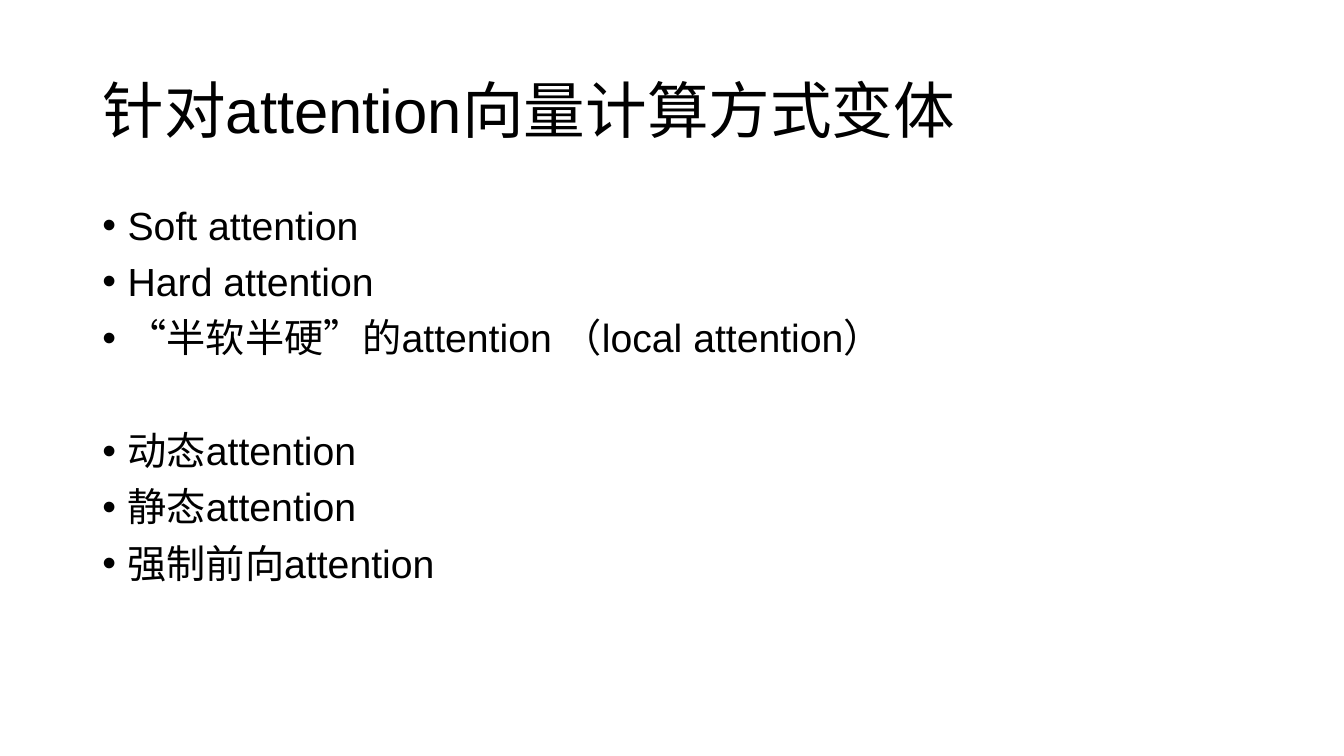
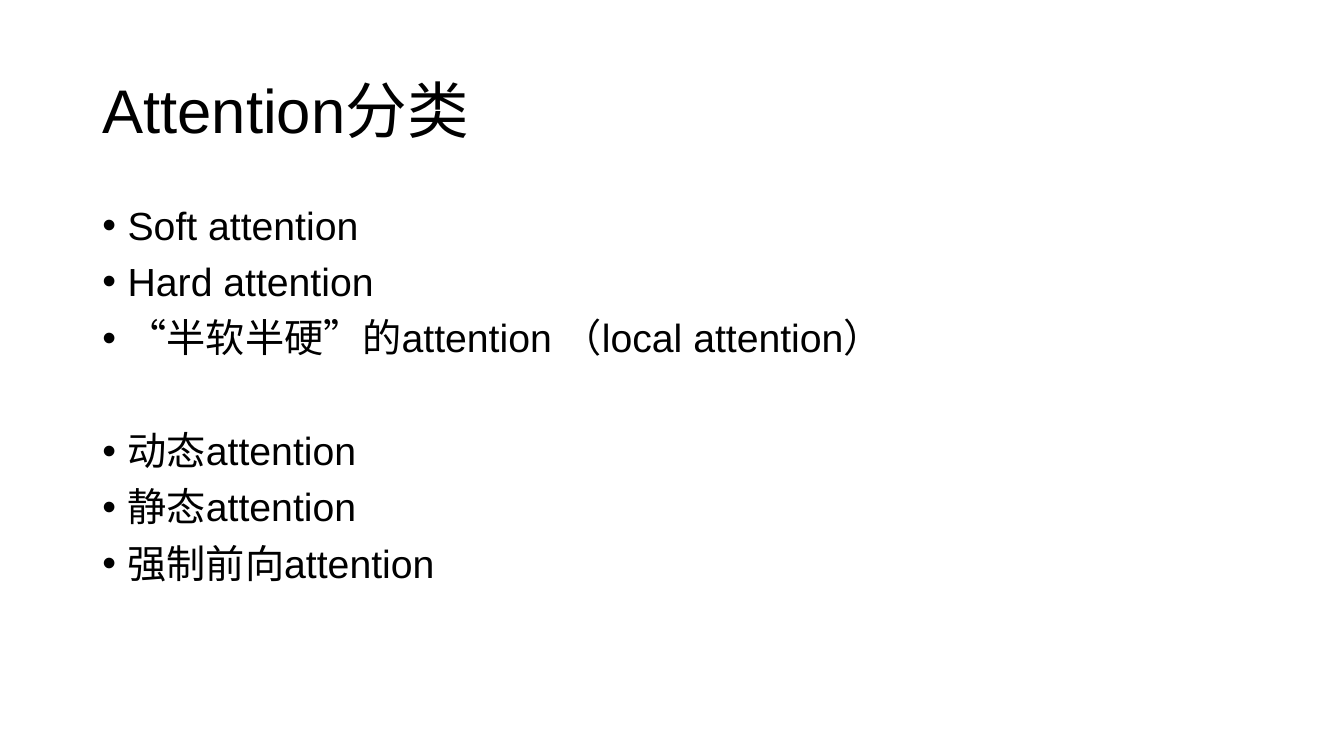
Before and after one commit to charlesXu86/Chatbot_CN, a slide deck: slide 97 of Chatbot_Doc/课程/NLP-4-语言模型.pptx. Drawn at 1344x756 pixels with LibreOffice and Linux fonts; fonts in the diff are those of the drawing. Boxes give left, top, right and bottom in pixels: in the first picture for what was removed or moved away, otherwise in the second. Text is boxed around its words. In the diff, an @@ line names an element or a change of style, - is before the commit and + after.

```diff
--- a/Chatbot_Doc/课程/NLP-4-语言模型.pptx
+++ b/Chatbot_Doc/课程/NLP-4-语言模型.pptx
@@ title at [102, 84, 469, 138]: text changed @@
-针对attention向量计算方式变体
+Attention分类
```
Also in this commit, not shown: 1 other slide changed, 11 slides removed.
